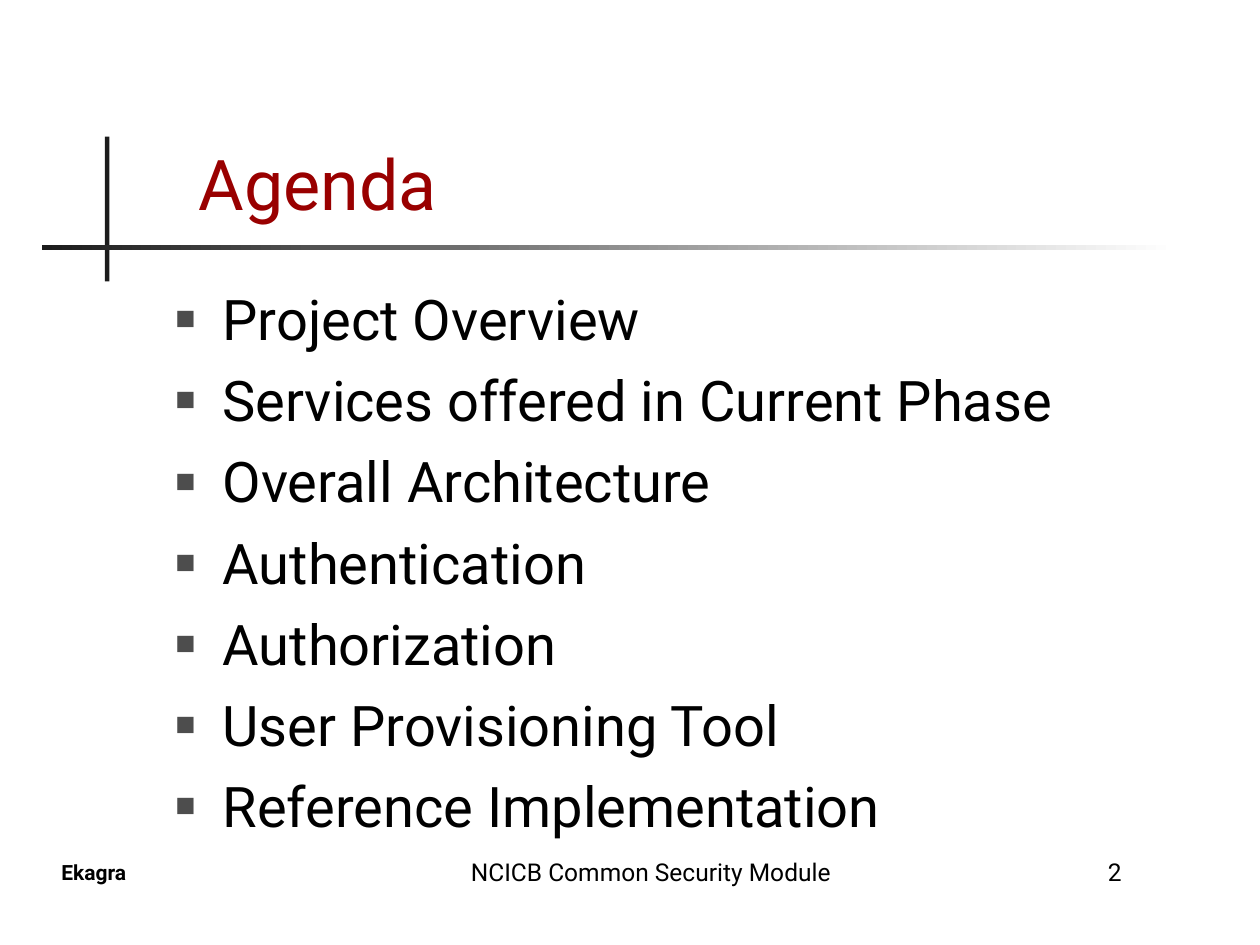
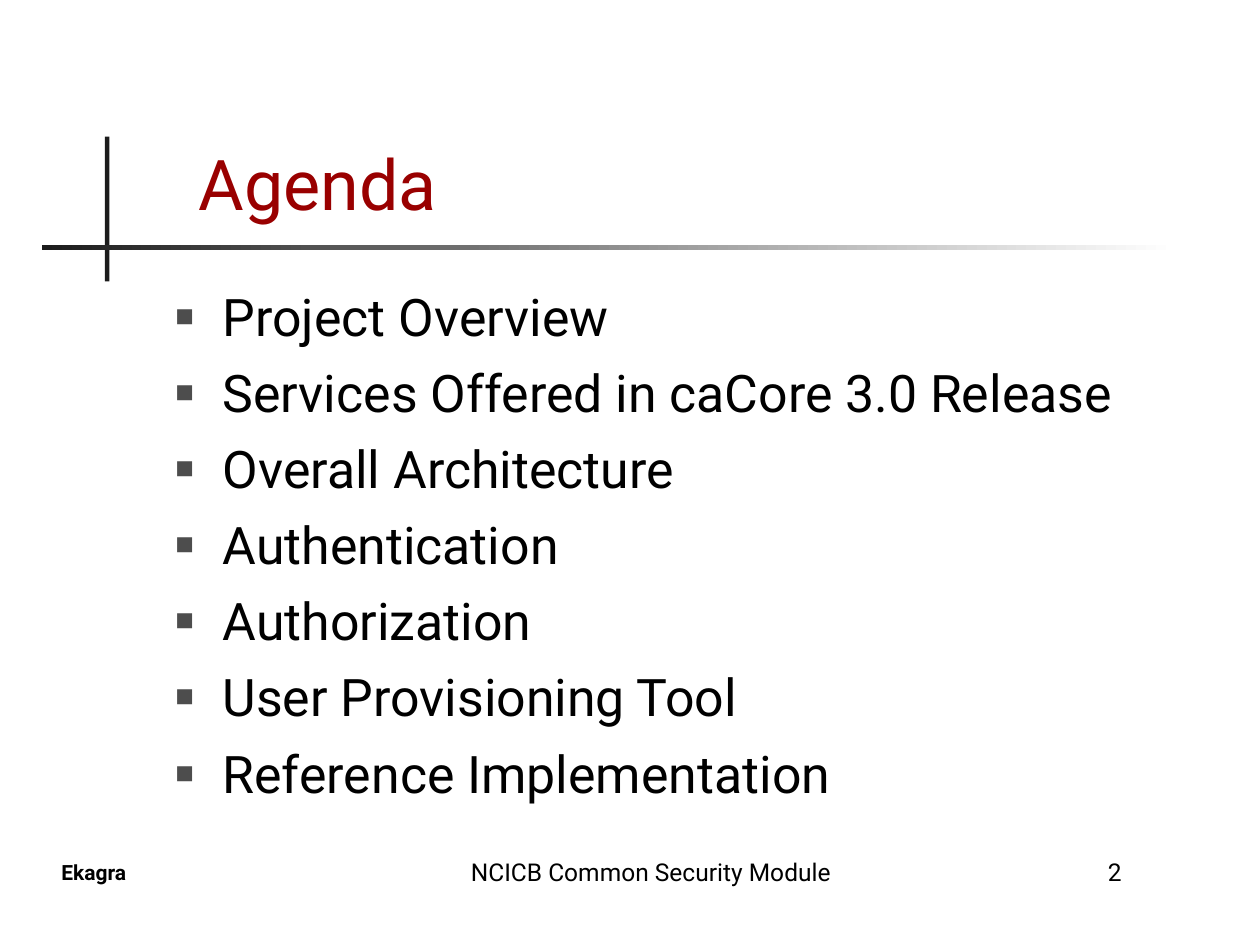
Before and after one commit to CBIIT/common-security-module-docs, a slide deck: slide 2 of CSM_Presentation.ppt. Drawn at 1260x945 pixels with LibreOffice and Linux fonts; fonts in the diff are those of the drawing; background and template pictures are left out. Boxes give left, top, right and bottom in pixels: in the first picture for what was removed or moved away, otherwise in the second. Text is boxed around its words. In the diff, an @@ line names an element or a change of style, - is before the commit and + after.

```diff
--- a/CSM_Presentation.ppt
+++ b/CSM_Presentation.ppt
@@ text at (x1=223, y1=298, x2=830, y2=804): size 32 to 29.6 pt in "Project Overview", "Overall Architecture", "Authentication", "Authorization" and 2 more places @@
@@ text at (x1=223, y1=372, x2=1112, y2=413): text changed; size 32 to 29.6 pt @@
-■ Services offered in Current Phase
+■ Services Offered in caCore 3.0 Release
```
Also in this commit, not shown: 6 other slides changed, 9 slides added, 1 slide removed.
